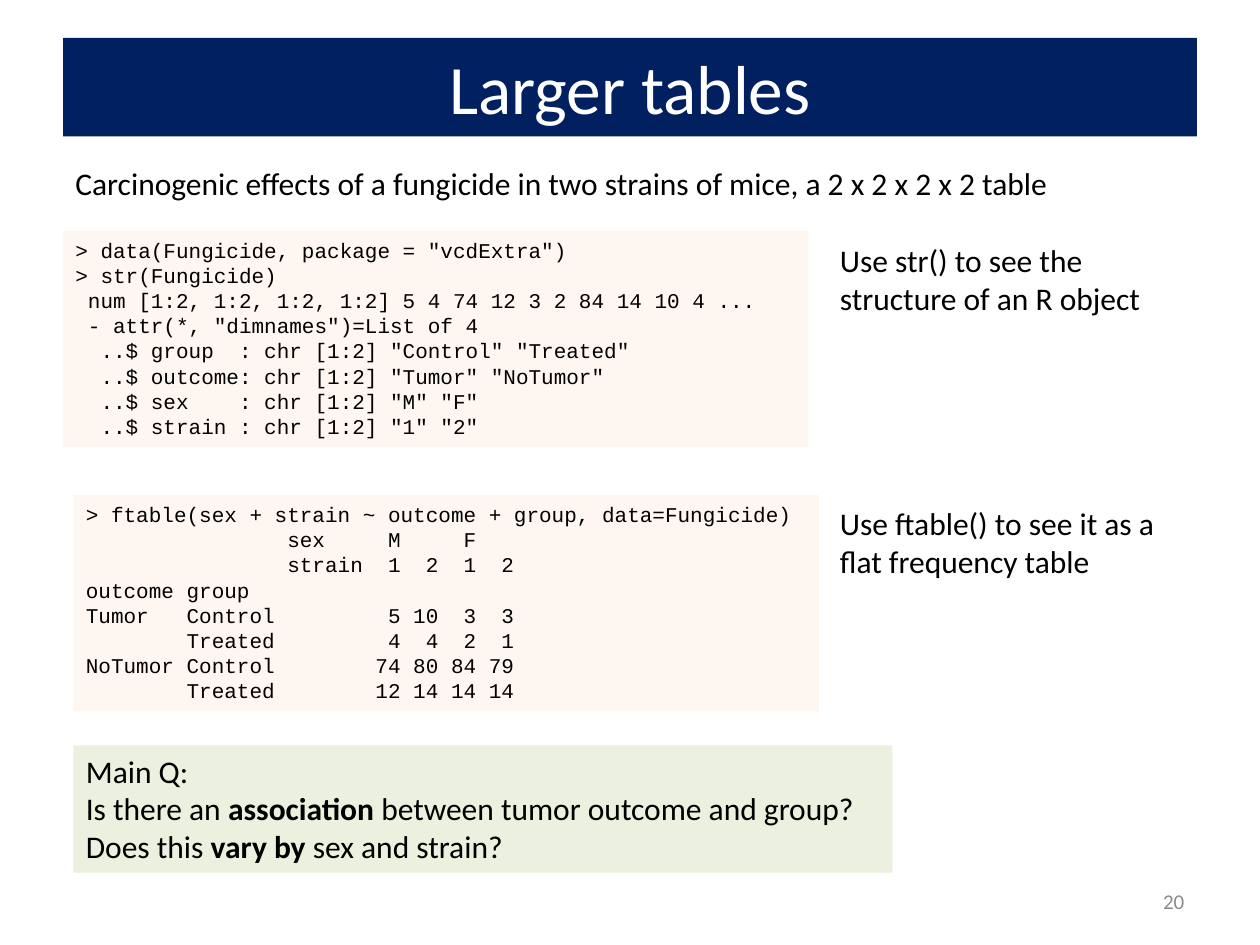
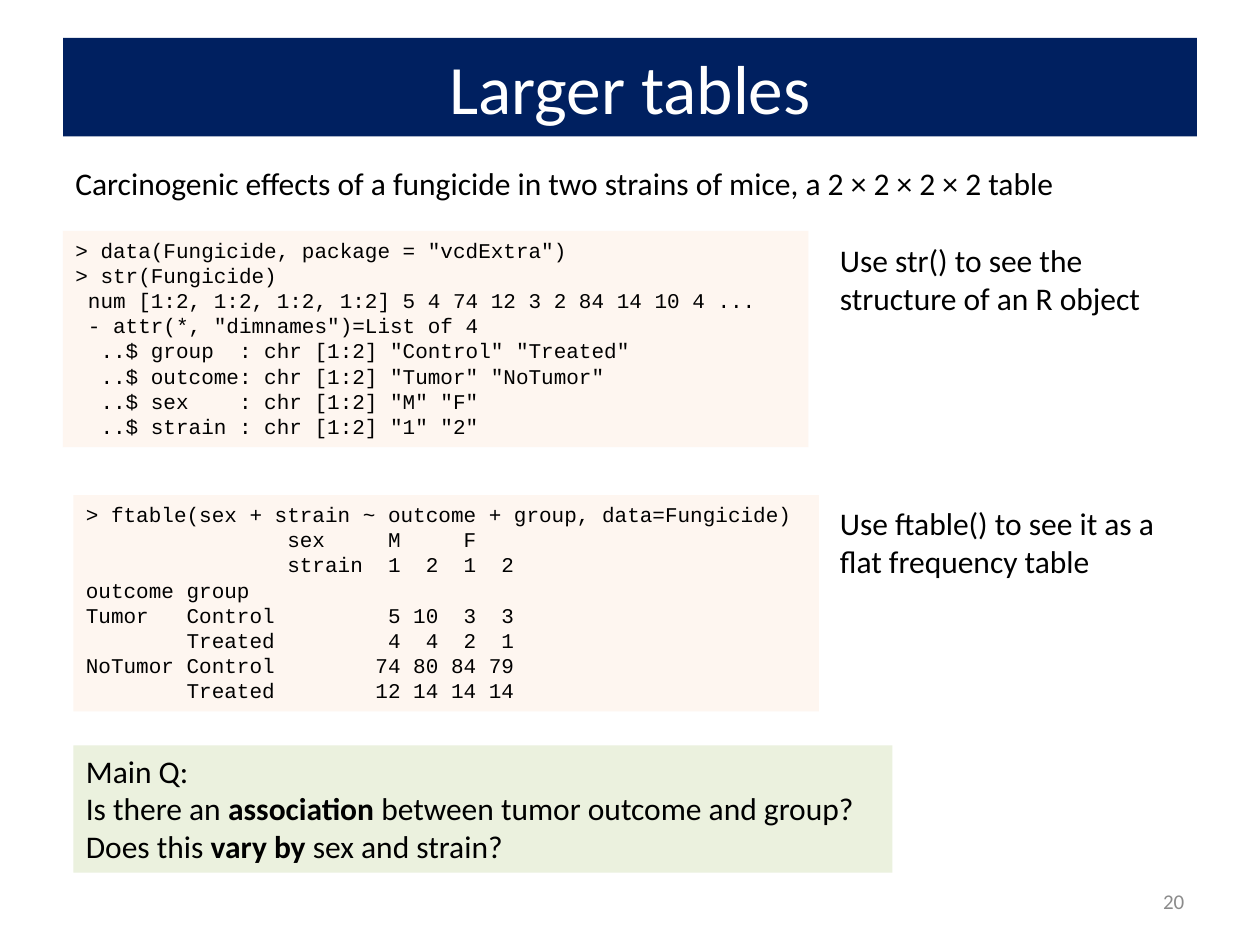
Before and after one commit to friendly/psy6136, a slide deck: slide 20 of docs/lectures/01-Overview.pptx. Drawn at 1260x945 pixels with LibreOffice and Linux fonts; fonts in the diff are those of the drawing. Boxes give left, top, right and bottom in pixels: in the first picture for what was removed or moved away, otherwise in the second. Text is boxed around its words. In the diff, an @@ line names an element or a change of style, - is before the commit and + after.

```diff
--- a/docs/lectures/01-Overview.pptx
+++ b/docs/lectures/01-Overview.pptx
@@ text at (75,173,1053,201): text changed @@
-Carcinogenic effects of a fungicide in two strains of mice, a 2 x 2 x 2 x 2 table
+Carcinogenic effects of a fungicide in two strains of mice, a 2 × 2 × 2 × 2 table
```
Also in this commit, not shown: 22 other slides changed, 2 slides added, 16 other files.
